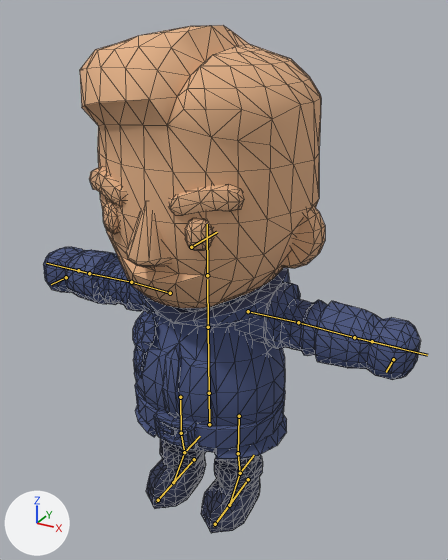
One commit to the glTF model public/models/runner.glb: the scene before it, then after it.
Camera for both pictures: a 50 mm camera at (1.34, -2.28, 2.38) aimed at (0.03, 0.1, 1.19). Arrows for +X, +Y and +Z are at lower left; the lights stay in place. The first picture is the older version. The bones that change, and the others that lie on the model, are drawn over the model as lines. Mesh edges are drawn as thin lines.

Names of what the first picture shows: 'Knight_ArmLeft', 'Knight_ArmRight', 'Knight_Body', 'Knight_Head', 'Knight_LegLeft', 'Knight_LegRight'.
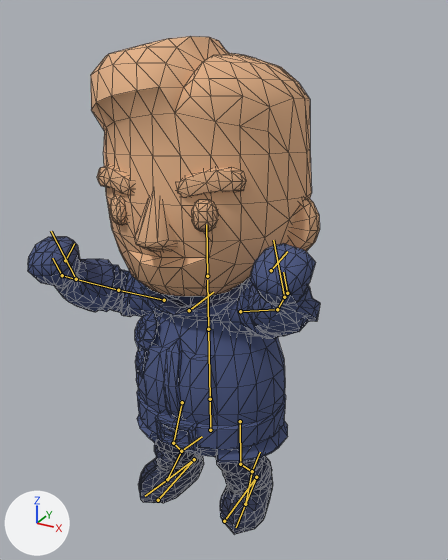
Commit message: Let the runner lean into a move and finish on a cheer

The newer file adds an action. The first version stands in its rest pose; the second is drawn at frame 31 of the action 'Cheer'.

Boxes [x1, y1, x2, y2] around the edits, measured in the pictures (448 x 560 px):
'Knight_Head', posed (7% narrower, 8% shorter): before [80, 25, 325, 308]; after [91, 36, 320, 296]
'Knight_Body', posed (9% shorter): before [133, 267, 290, 461]; after [135, 287, 288, 464]
'Knight_ArmLeft', posed (44% narrower): before [220, 282, 420, 380]; after [209, 243, 320, 339]
'Knight_ArmRight', posed: before [43, 247, 150, 312]; after [28, 237, 181, 317]
'Knight_LegLeft', posed (6% narrower): before [201, 452, 263, 533]; after [215, 456, 273, 535]
'Knight_LegRight', posed (10% wider, 8% shorter): before [146, 439, 206, 509]; after [138, 439, 204, 503]
bone 'hips', root to tip: before (209, 424) to (209, 393); after (210, 430) to (210, 399)
bone 'spine', root to tip: before (209, 393) to (208, 327); after (210, 399) to (208, 329)
bone 'upperarm.l', root to tip: before (248, 311) to (298, 322); after (240, 311) to (277, 309)
bone 'lowerarm.l', root to tip: before (298, 322) to (354, 337); after (277, 309) to (284, 297)
bone 'hand.l', root to tip: before (372, 341) to (399, 348); after (287, 293) to (283, 272)
bone 'upperarm.r', root to tip: before (170, 293) to (131, 282); after (164, 300) to (118, 290)
bone 'lowerarm.r', root to tip: before (131, 282) to (89, 273); after (118, 290) to (75, 279)
bone 'hand.r', root to tip: before (78, 270) to (62, 267); after (62, 275) to (52, 258)
bone 'head', root to tip: before (207, 275) to (207, 224); after (207, 276) to (206, 224)
bone 'upperleg.l', root to tip: before (239, 416) to (238, 453); after (240, 421) to (240, 464)
bone 'lowerleg.l', root to tip: before (238, 453) to (240, 473); after (240, 464) to (252, 471)
bone 'foot.l', root to tip: before (240, 473) to (229, 505); after (252, 471) to (245, 504)
bone 'upperleg.r', root to tip: before (180, 397) to (181, 433); after (182, 402) to (173, 443)
bone 'lowerleg.r', root to tip: before (181, 433) to (184, 452); after (173, 443) to (181, 451)
bone 'foot.r', root to tip: before (184, 452) to (173, 482); after (181, 451) to (167, 479)

The edits, one by one:
Bone 'hips' (bone_hips) moves from (0.0, 0.0, 0.0) to (0.0, -0.041, -0.01).
Bone 'spine' (bone_spine) turns from (0, 0, 0) to (-7, 0, 5) degrees about its own x, y and z.
Bone 'upperarm.l' (bone_upperarm_l) moves from (0.0, 0.0, 0.0) to (0.076, 0.002, 0.01).
Bone 'upperarm.l' (bone_upperarm_l) turns from (0, 0, 0) to (16, -26, -30) degrees about its own x, y and z.
Bone 'lowerarm.l' (bone_lowerarm_l) turns from (0, 0, 0) to (0, 0, -34) degrees about its own x, y and z.
Bone 'hand.l' (bone_hand_l) turns from (0, 0, 0) to (-58, -122, 31) degrees about its own x, y and z.
Bone 'upperarm.r' (bone_upperarm_r) moves from (0.0, 0.0, 0.0) to (-0.075, -0.011, 0.01).
Bone 'upperarm.r' (bone_upperarm_r) turns from (0, 0, 0) to (9, 23, 21) degrees about its own x, y and z.
Bone 'lowerarm.r' (bone_lowerarm_r) turns from (0, 0, 0) to (0, 0, 53) degrees about its own x, y and z.
Bone 'hand.r' (bone_hand_r) turns from (0, 0, 0) to (-74, 126, -49) degrees about its own x, y and z.
Bone 'head' (bone_head) turns from (0, 0, 0) to (0, 4, 0) degrees about its own x, y and z.
Bone 'upperleg.l' (bone_upperleg_l) turns from (0, 0, 0) to (-10, 3, -8) degrees about its own x, y and z.
Bone 'lowerleg.l' (bone_lowerleg_l) turns from (0, 0, 0) to (40, 0, 0) degrees about its own x, y and z.
Bone 'foot.l' (bone_foot_l) turns from (0, 0, 0) to (-30, -15, 5) degrees about its own x, y and z.
Bone 'upperleg.r' (bone_upperleg_r) turns from (0, 0, 0) to (-18, -1, 3) degrees about its own x, y and z.
Bone 'lowerleg.r' (bone_lowerleg_r) turns from (0, 0, 0) to (45, 0, 0) degrees about its own x, y and z.
Bone 'foot.r' (bone_foot_r) turns from (0, 0, 0) to (-26, 13, 1) degrees about its own x, y and z.
